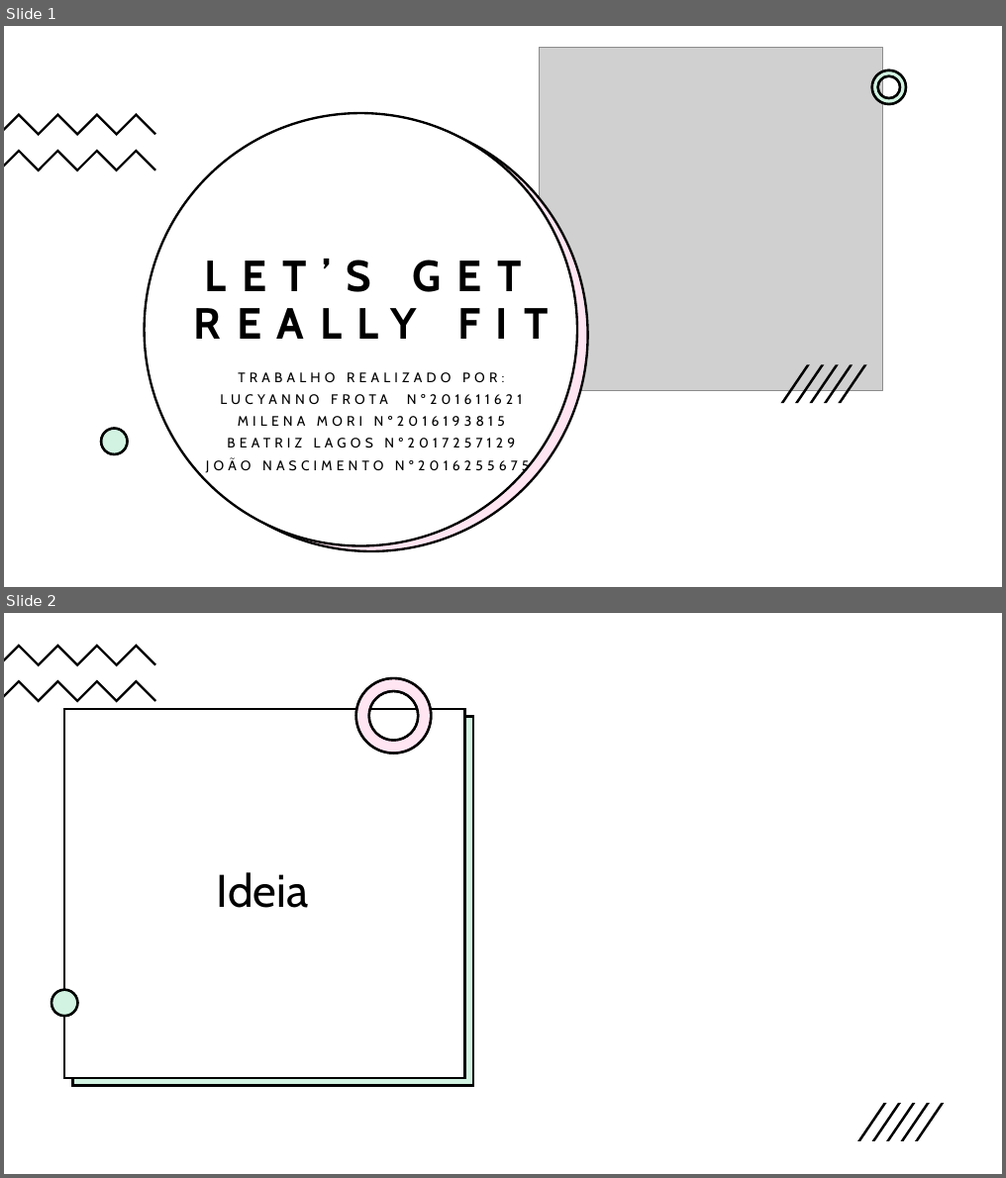
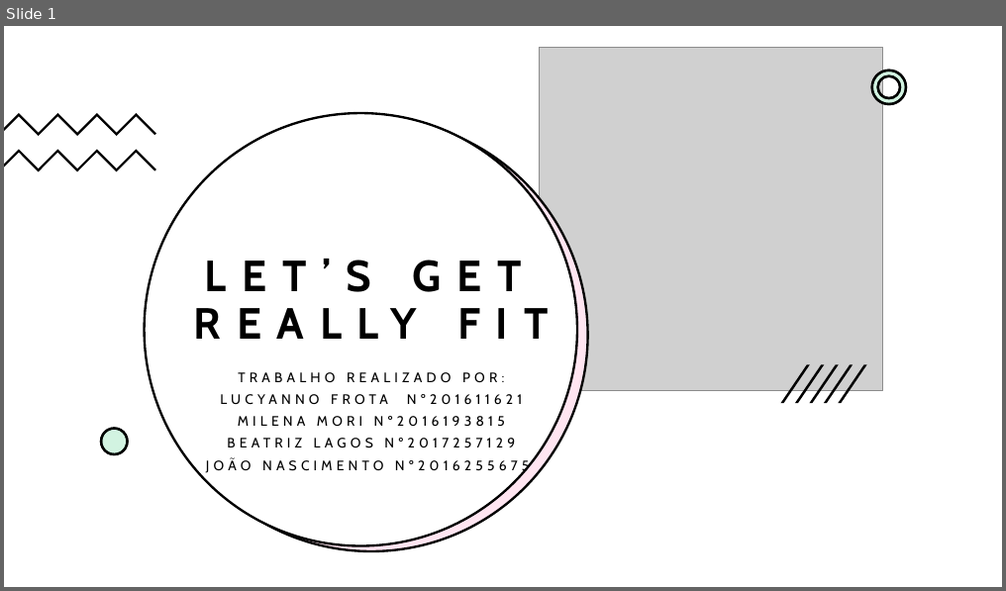
Before and after one commit to JoaoCarlosNascimento/Mario-Game, a slide deck: Let’s Get REALLY Fit.pptx. Shown one above the other, each under a label of ours: slides 1 and 2 before the commit, slide 1 after it. The pictures are 1006x1178 and 1006x591 pixels, drawn with LibreOffice and Linux fonts; fonts in the diff are those of the drawing; grey boxes stand for pictures. Boxes give left, top, right and bottom in pixels: in the first picture for what was removed or moved away, otherwise in the second. Text is boxed around its words. In the diff, an @@ line names an element or a change of style, - is before the commit and + after.

```diff
--- a/Let’s Get REALLY Fit.pptx
+++ b/Let’s Get REALLY Fit.pptx
@@ slide 2 removed at (4, 613, 1002, 1174), background #FFFFFF @@
@@ rectangle removed at (4, 613, 1002, 1174) @@
@@ freeform shape removed at (4, 644, 156, 666) @@
@@ freeform shape removed at (4, 679, 156, 702) @@
@@ freeform shape removed at (356, 678, 432, 753) @@
@@ freeform shape removed at (356, 678, 432, 753) @@
@@ rectangle removed at (64, 709, 465, 1078) @@
@@ rectangle removed at (73, 716, 473, 1085) @@
@@ rectangle removed at (73, 716, 473, 1085) @@
@@ title removed at (217, 872, 308, 908) @@
-Ideia
@@ ellipse removed at (52, 990, 77, 1017) @@
@@ ellipse removed at (52, 990, 77, 1017) @@
@@ group removed at (857, 1103, 944, 1142): 5 freeform shapes @@
```
Also in this commit, not shown: 2 slides changed, 4 slides added.
